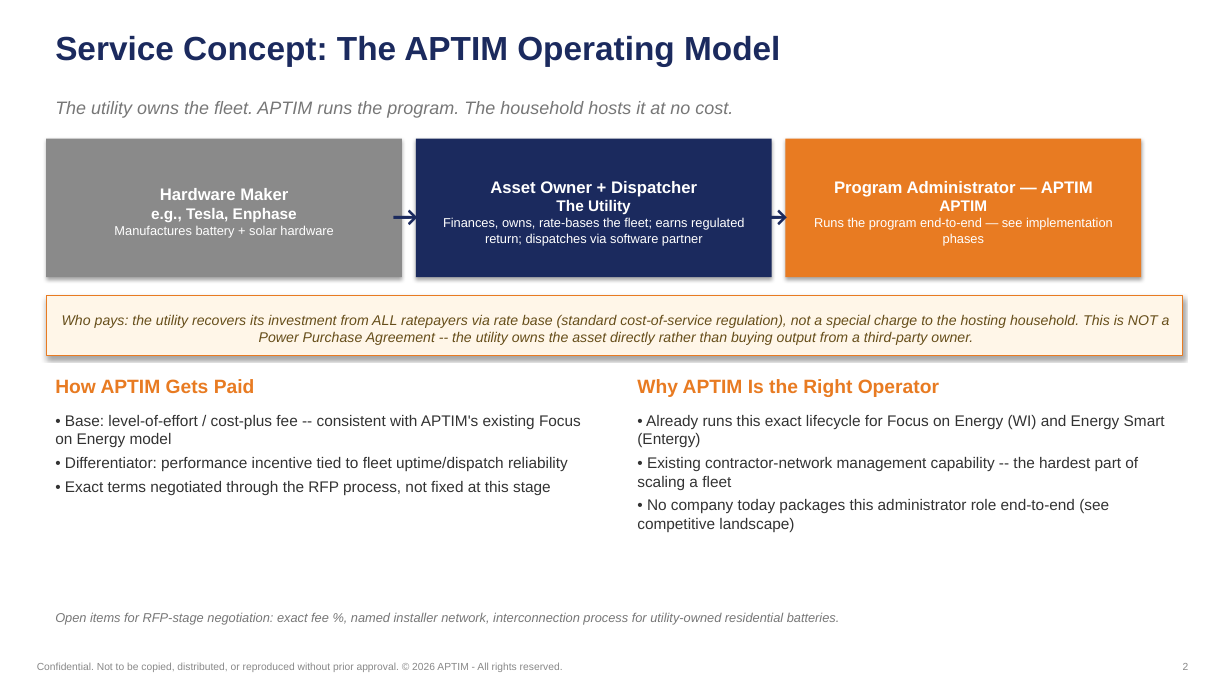
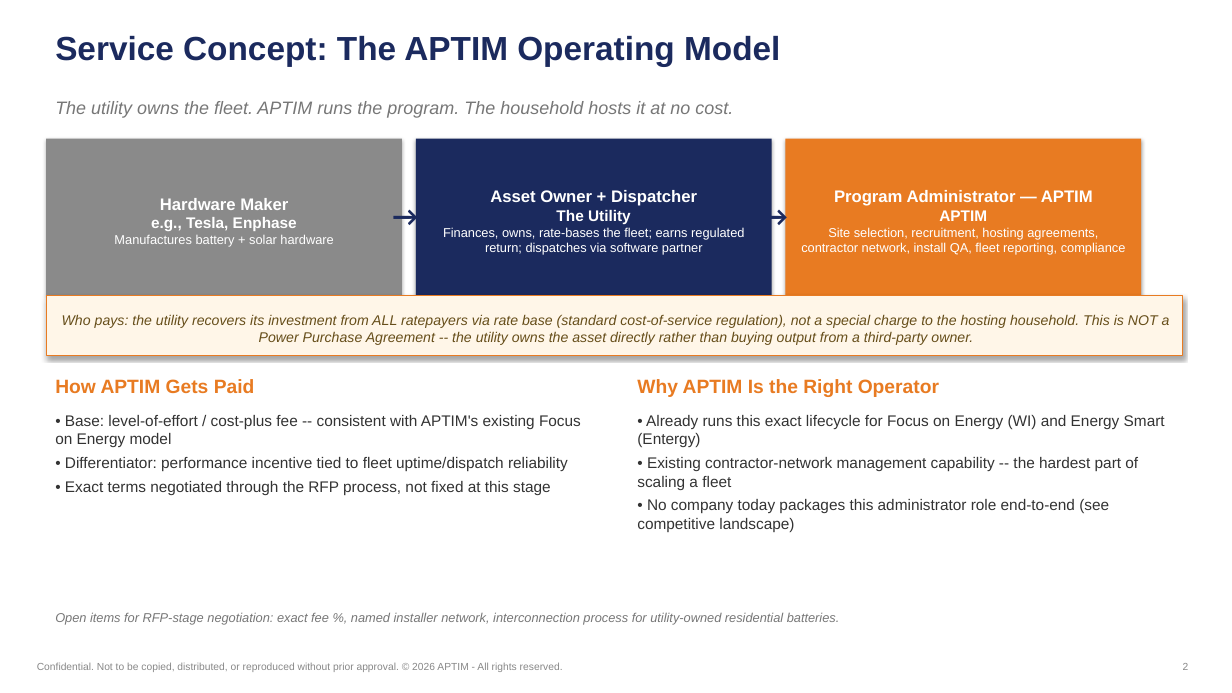
Before and after one commit to graseeuh/HERMES, a slide deck: slide 2 of STRIVE_Capstone_Christian_Slides.pptx. Drawn at 1232x693 pixels with LibreOffice and Linux fonts; fonts in the diff are those of the drawing. Boxes give left, top, right and bottom in pixels: in the first picture for what was removed or moved away, otherwise in the second. Text is boxed around its words. In the diff, an @@ line names an element or a change of style, - is before the commit and + after.

```diff
--- a/STRIVE_Capstone_Christian_Slides.pptx
+++ b/STRIVE_Capstone_Christian_Slides.pptx
@@ rectangle "Hardware Maker": place and size @@
-rectangle "Hardware Maker" at (46,139,402,277)
+rectangle "Hardware Maker" at (46,139,402,296)
@@ rectangle "Asset Owner + Dispatcher": place and size @@
-rectangle "Asset Owner + Dispatcher" at (416,139,772,277)
+rectangle "Asset Owner + Dispatcher" at (416,139,772,296)
@@ rectangle "Program Administrator — APTIM": place and size @@
-rectangle "Program Administrator — APTIM" at (786,139,1141,277)
+rectangle "Program Administrator — APTIM" at (786,139,1141,296)
@@ text in rectangle at (801,227,1126,255): text changed @@
-Runs the program end-to-end — see implementation phases
+Site selection, recruitment, hosting agreements, contractor network, install QA, fleet reporting, compliance
```
Also in this commit, not shown: 1 slide added, 1 slide removed.
